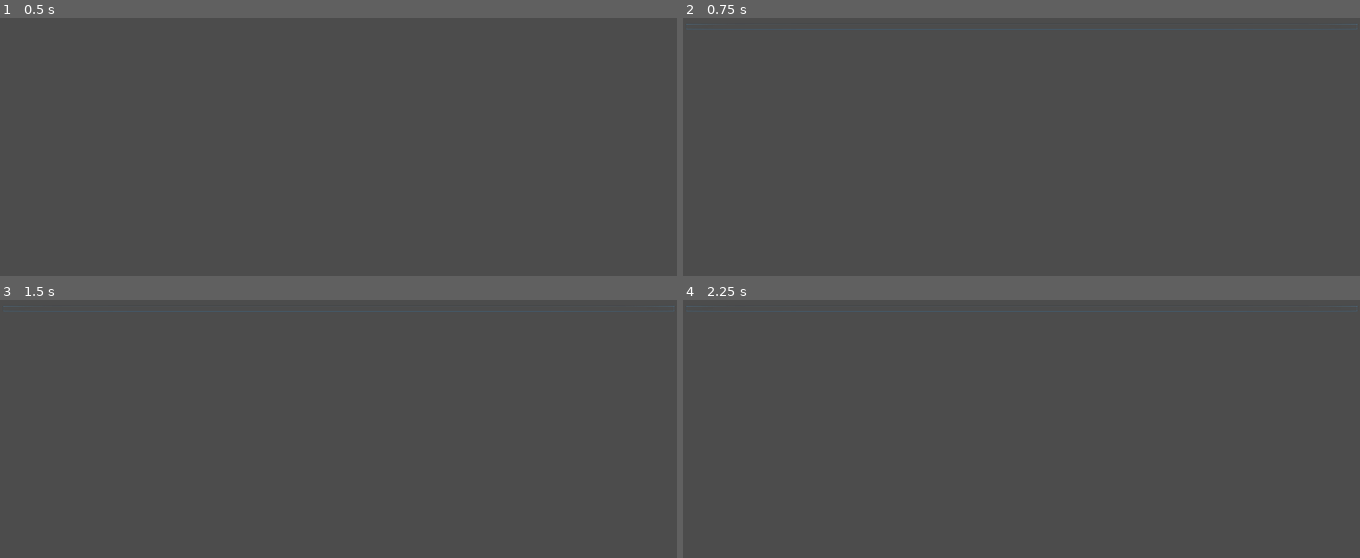
Above: before the commit, frames 1-4 (two rows, left to right).
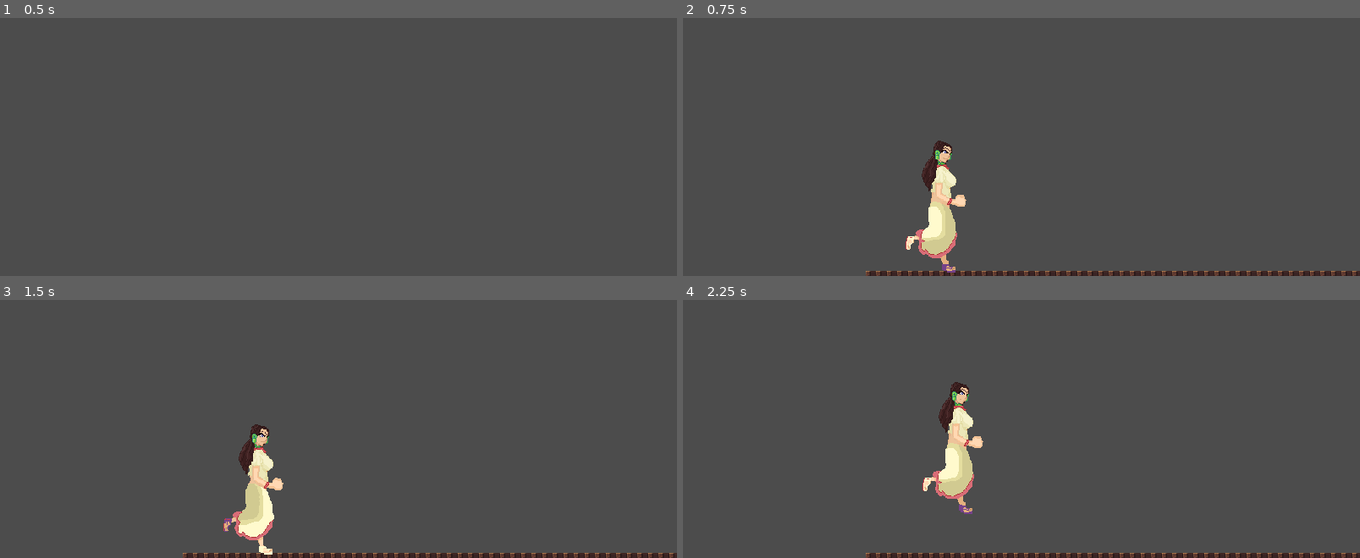
Above: after the commit, the same moments.

Repository: Ange1D/La-travesia-de-Kasei
Game: Godot game, scene res://Assets/Menu/Menu.tscn
The game is run twice, just before and just after one commit, with the same random seed, the same clock (stepped at 60 frames per second) and the same inputs.
Inputs (mouse positions are in pixels of both pictures, inside the frame that each line leads up to):
- Up to frame 1 (0.5 s): no input
- Up to frame 2 (0.75 s): click "Comenzar" at 0.5 s
- Up to frame 3 (1.5 s): click (338, 307) at 1.25 s, where only the run before the commit has a clickable "Comenzar"
- Up to frame 4 (2.25 s): tap Enter (ui_accept) at 2, 2.1 s; hold Right (ui_right) from 2.03 s (still down)

Frame 1 is identical in both runs. In frame 2, 3.6% of the frame differs, in the area x 0-100%, y 2-100%; in frame 3, 3.6%; in frame 4, 3.6%.

Commit message:
Player, Level y Camera

Diff:
--- /dev/null
+++ b/Assets/Characters/Player/Player.tscn
@@ -0,0 +1,42 @@
+[gd_scene load_steps=11 format=2]
+
+[ext_resource path="res://Assets/Characters/Player/Sprites/Run/animation2.png" type="Texture" id=1]
+[ext_resource path="res://Assets/Characters/Player/Sprites/Run/animation3.png" type="Texture" id=2]
+[ext_resource path="res://Assets/Characters/Player/Sprites/Run/animation4.png" type="Texture" id=3]
+[ext_resource path="res://Assets/Characters/Player/Sprites/Run/animation5.png" type="Texture" id=4]
+[ext_resource path="res://Assets/Characters/Player/Sprites/Run/animation6.png" type="Texture" id=5]
+[ext_resource path="res://Assets/Characters/Player/Sprites/Run/animation1.png" type="Texture" id=6]
+[ext_resource path="res://Player.gd" type="Script" id=7]
+[ext_resource path="res://Assets/Characters/Player/Sounds/Pasos2.wav" type="AudioStream" id=8]
+
+[sub_resource type="SpriteFrames" id=1]
+animations = [ {
+"frames": [  ],
+"loop": true,
+"name": "default",
+"speed": 5.0
+}, {
+"frames": [ ExtResource( 6 ), ExtResource( 1 ), ExtResource( 2 ), ExtResource( 3 ), ExtResource( 4 ), ExtResource( 5 ) ],
+"loop": true,
+"name": "Run",
+"speed": 12.0
+} ]
+
+[sub_resource type="RectangleShape2D" id=2]
+extents = Vector2( 42.6506, 90.6652 )
+
+[node name="Player" type="KinematicBody2D" groups=[
+"Player",
+]]
+script = ExtResource( 7 )
+
+[node name="AnimatedSprite" type="AnimatedSprite" parent="."]
+frames = SubResource( 1 )
+animation = "Run"
+
+[node name="CollisionShape2D" type="CollisionShape2D" parent="."]
+position = Vector2( -13.0961, -59.1307 )
+shape = SubResource( 2 )
+
+[node name="Run" type="AudioStreamPlayer" parent="."]
+stream = ExtResource( 8 )
--- /dev/null
+++ b/Assets/GUI/Camera.gd
@@ -0,0 +1,7 @@
+extends Camera2D
+
+onready var player = get_tree().get_nodes_in_group("Player")[0]
+
+
+func _process(_delta) -> void:
+	global_position.x = player.global_position.x
--- /dev/null
+++ b/Assets/GUI/Camera.tscn
@@ -0,0 +1,9 @@
+[gd_scene load_steps=2 format=2]
+
+[ext_resource path="res://Assets/GUI/Camera.gd" type="Script" id=1]
+
+[node name="Camera" type="Camera2D"]
+position = Vector2( 510, 300 )
+current = true
+drag_margin_h_enabled = true
+script = ExtResource( 1 )
--- /dev/null
+++ b/Assets/Levels/One/Level1.tscn
@@ -0,0 +1,18 @@
+[gd_scene load_steps=4 format=2]
+
+[ext_resource path="res://Assets/Levels/One/Sprites/tileset1.tres" type="TileSet" id=1]
+[ext_resource path="res://Assets/GUI/Camera.tscn" type="PackedScene" id=2]
+[ext_resource path="res://Assets/Characters/Player/Player.tscn" type="PackedScene" id=3]
+
+[node name="Level1" type="Node2D"]
+
+[node name="TileMap" type="TileMap" parent="."]
+tile_set = ExtResource( 1 )
+cell_size = Vector2( 16, 16 )
+format = 1
+tile_data = PoolIntArray( 2424832, 0, 0, 2424833, 0, 0, 2424834, 0, 0, 2424835, 0, 0, 2424836, 0, 0, 2424837, 0, 0, 2424838, 0, 0, 2424839, 0, 0, 2424840, 0, 0, 2424841, 0, 0, 2424842, 0, 0, 2424843, 0, 0, 2424844, 0, 0, 2424845, 0, 0, 2424846, 0, 0, 2424847, 0, 0, 2424848, 0, 0, 2424849, 0, 0, 2424850, 0, 0, 2424851, 0, 0, 2424852, 0, 0, 2424853, 0, 0, 2424854, 0, 0, 2424855, 0, 0, 2424856, 0, 0, 2424857, 0, 0, 2424858, 0, 0, 2424859, 0, 0, 2424860, 0, 0, 2424861, 0, 0, 2424862, 0, 0, 2424863, 0, 0, 2424864, 0, 0, 2424865, 0, 0, 2424866, 0, 0, 2424867, 0, 0, 2424868, 0, 0, 2424869, 0, 0, 2424870, 0, 0, 2424871, 0, 0, 2424872, 0, 0, 2424873, 0, 0, 2424874, 0, 0, 2424875, 0, 0, 2424876, 0, 0, 2424877, 0, 0, 2424878, 0, 0, 2424879, 0, 0, 2424880, 0, 0, 2424881, 0, 0, 2424882, 0, 0, 2424883, 0, 0, 2424884, 0, 0, 2424885, 0, 0, 2424886, 0, 0, 2424887, 0, 0, 2424888, 0, 0, 2424889, 0, 0, 2424890, 0, 0, 2424891, 0, 0, 2424892, 0, 0, 2424893, 0, 0, 2424894, 0, 0 )
+
+[node name="Camera" parent="." instance=ExtResource( 2 )]
+
+[node name="Player" parent="." instance=ExtResource( 3 )]
+position = Vector2( 133.342, 558.765 )
--- /dev/null
+++ b/Assets/Levels/One/Sprites/tileset1.tres
@@ -0,0 +1,38 @@
+[gd_resource type="TileSet" load_steps=3 format=2]
+
+[ext_resource path="res://Assets/Levels/One/Sprites/mainlev_build.png" type="Texture" id=1]
+
+[sub_resource type="ConvexPolygonShape2D" id=1]
+points = PoolVector2Array( 0, 0, 32, 0, 32, 32, 0, 32 )
+
+[resource]
+0/name = "madera"
+0/texture = ExtResource( 1 )
+0/tex_offset = Vector2( 0, 0 )
+0/modulate = Color( 1, 1, 1, 1 )
+0/region = Rect2( 960, 224, 64, 32 )
+0/tile_mode = 1
+0/autotile/bitmask_mode = 1
+0/autotile/bitmask_flags = [ Vector2( 0, 0 ), 6, Vector2( 1, 0 ), 1 ]
+0/autotile/icon_coordinate = Vector2( 0, 0 )
+0/autotile/tile_size = Vector2( 32, 32 )
+0/autotile/spacing = 0
+0/autotile/occluder_map = [  ]
+0/autotile/navpoly_map = [  ]
+0/autotile/priority_map = [  ]
+0/autotile/z_index_map = [  ]
+0/occluder_offset = Vector2( 0, 0 )
+0/navigation_offset = Vector2( 0, 0 )
+0/shape_offset = Vector2( 0, 0 )
+0/shape_transform = Transform2D( 1, 0, 0, 1, 0, 0 )
+0/shape = SubResource( 1 )
+0/shape_one_way = false
+0/shape_one_way_margin = 1.0
+0/shapes = [ {
+"autotile_coord": Vector2( 0, 0 ),
+"one_way": false,
+"one_way_margin": 1.0,
+"shape": SubResource( 1 ),
+"shape_transform": Transform2D( 1, 0, 0, 1, 0, 0 )
+} ]
+0/z_index = 0
--- a/Assets/Menu/Menu.gd
+++ b/Assets/Menu/Menu.gd
@@ -1,4 +1,4 @@
 extends Control
 
 func _on_Start_pressed():
-	pass # Replace with function body.
+	get_tree().change_scene("res://Assets/Levels/One/Level1.tscn")
--- a/Assets/Menu/Menu.tscn
+++ b/Assets/Menu/Menu.tscn
@@ -1,9 +1,10 @@
-[gd_scene load_steps=5 format=2]
+[gd_scene load_steps=6 format=2]
 
 [ext_resource path="res://Assets/Menu/btn_dynamicfont.tres" type="DynamicFont" id=1]
 [ext_resource path="res://Assets/Menu/Menu.gd" type="Script" id=2]
 [ext_resource path="res://Assets/Menu/normal_dynamicfont.tres" type="DynamicFont" id=3]
 [ext_resource path="res://Assets/Menu/title_dynamicfont.tres" type="DynamicFont" id=4]
+[ext_resource path="res://Assets/Menu/Music/PantallaInicial.mp3" type="AudioStream" id=5]
 
 [node name="Menu" type="Control"]
 anchor_right = 1.0
@@ -14,6 +15,7 @@
 }
 
 [node name="BgMusic" type="AudioStreamPlayer" parent="."]
+stream = ExtResource( 5 )
 volume_db = -10.0
 autoplay = true
 
--- /dev/null
+++ b/Player.gd
@@ -0,0 +1,53 @@
+extends KinematicBody2D
+
+const SPEED = 128
+const FLOOR = Vector2(0, -1)
+const GRAVITY = 16
+const JUMP_HEIGHT = 384
+onready var motion = Vector2.ZERO
+
+
+func _process(_delta):
+	motion_ctrl()
+
+
+func get_axis() -> Vector2:
+	var axis = Vector2.ZERO
+	axis.x = int(Input.is_action_pressed("ui_right")) - int(Input.is_action_pressed("ui_left"))
+	return axis
+
+
+func motion_ctrl():
+	motion.y += GRAVITY
+
+	if get_axis().x == 1:
+		$AnimatedSprite.flip_h = false
+	elif get_axis().x == -1:
+		$AnimatedSprite.flip_h = true
+
+	if get_axis().x != 0:
+		motion.x =  get_axis().x * SPEED
+	else:
+		motion.x = 0
+
+	if is_on_floor():
+		if get_axis().x != 0:
+			$AnimatedSprite.play("Run")
+			if (Input.is_action_pressed("ui_left") || Input.is_action_pressed("ui_right") ):
+				if(not $Run.is_playing()):
+					$Run.play()
+		else:
+			$AnimatedSprite.play("Run")
+			$Run.stop()
+			#$Idle.play()
+
+		if Input.is_action_just_pressed("ui_accept"):
+			#$Jump.play()
+			motion.y -= JUMP_HEIGHT
+	else:
+		if motion.y < 0:
+			$AnimatedSprite.play("Run")#JUMP
+		else:
+			$AnimatedSprite.play("Run")#FALL
+
+	motion = move_and_slide(motion, FLOOR)
Not shown, added: Assets/Characters/Player/Sounds/Pasos2.wav.import
Binary file added: Assets/Characters/Player/Sprites/Run/animation1.png
Not shown, added: Assets/Characters/Player/Sprites/Run/animation1.png.import
Binary file added: Assets/Characters/Player/Sprites/Run/animation2.png
Not shown, added: Assets/Characters/Player/Sprites/Run/animation2.png.import
Binary file added: Assets/Characters/Player/Sprites/Run/animation3.png
Not shown, added: Assets/Characters/Player/Sprites/Run/animation3.png.import
Binary file added: Assets/Characters/Player/Sprites/Run/animation4.png
Not shown, added: Assets/Characters/Player/Sprites/Run/animation4.png.import
Binary file added: Assets/Characters/Player/Sprites/Run/animation5.png
Not shown, added: Assets/Characters/Player/Sprites/Run/animation5.png.import
Binary file added: Assets/Characters/Player/Sprites/Run/animation6.png
(and 6 more such lines)
